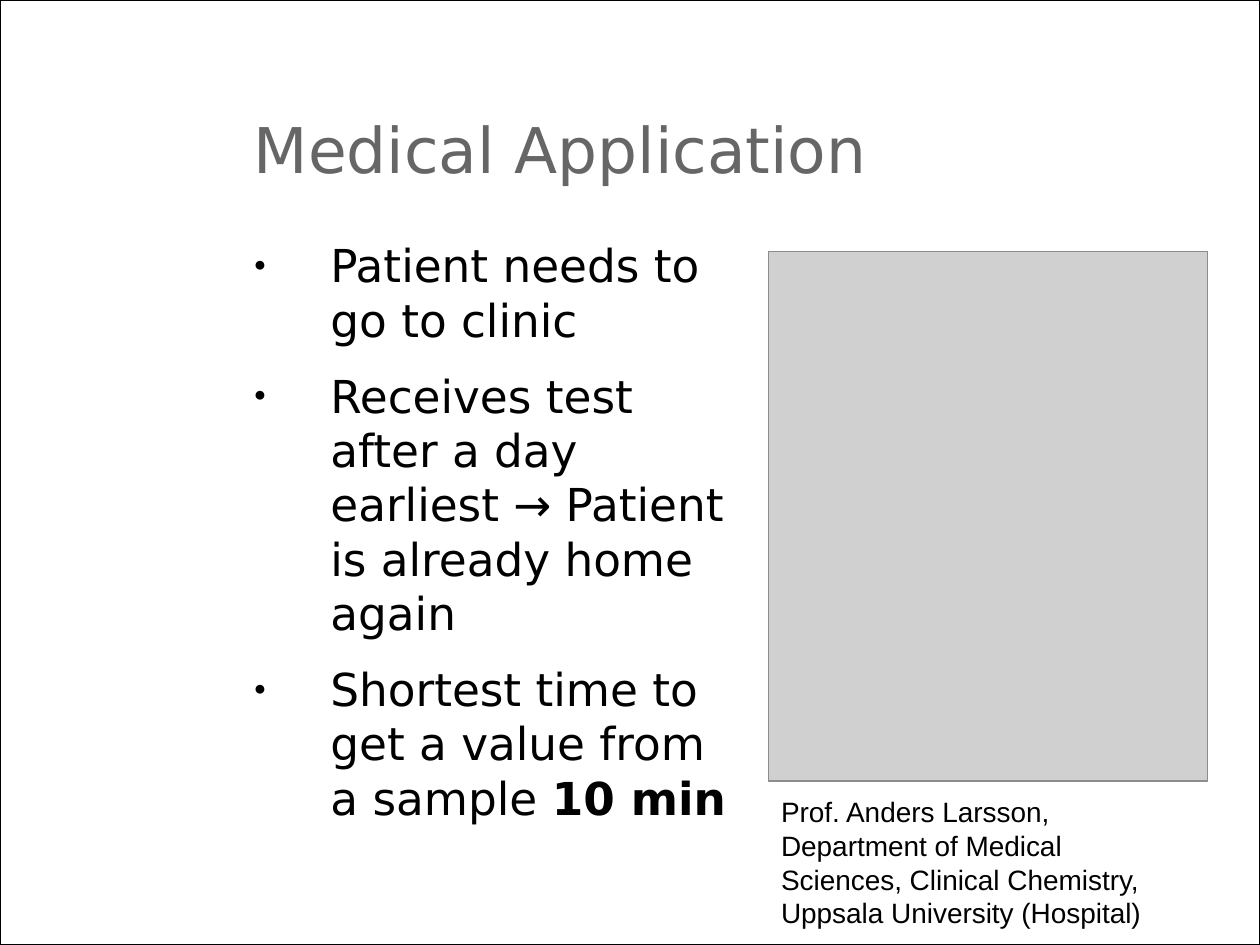
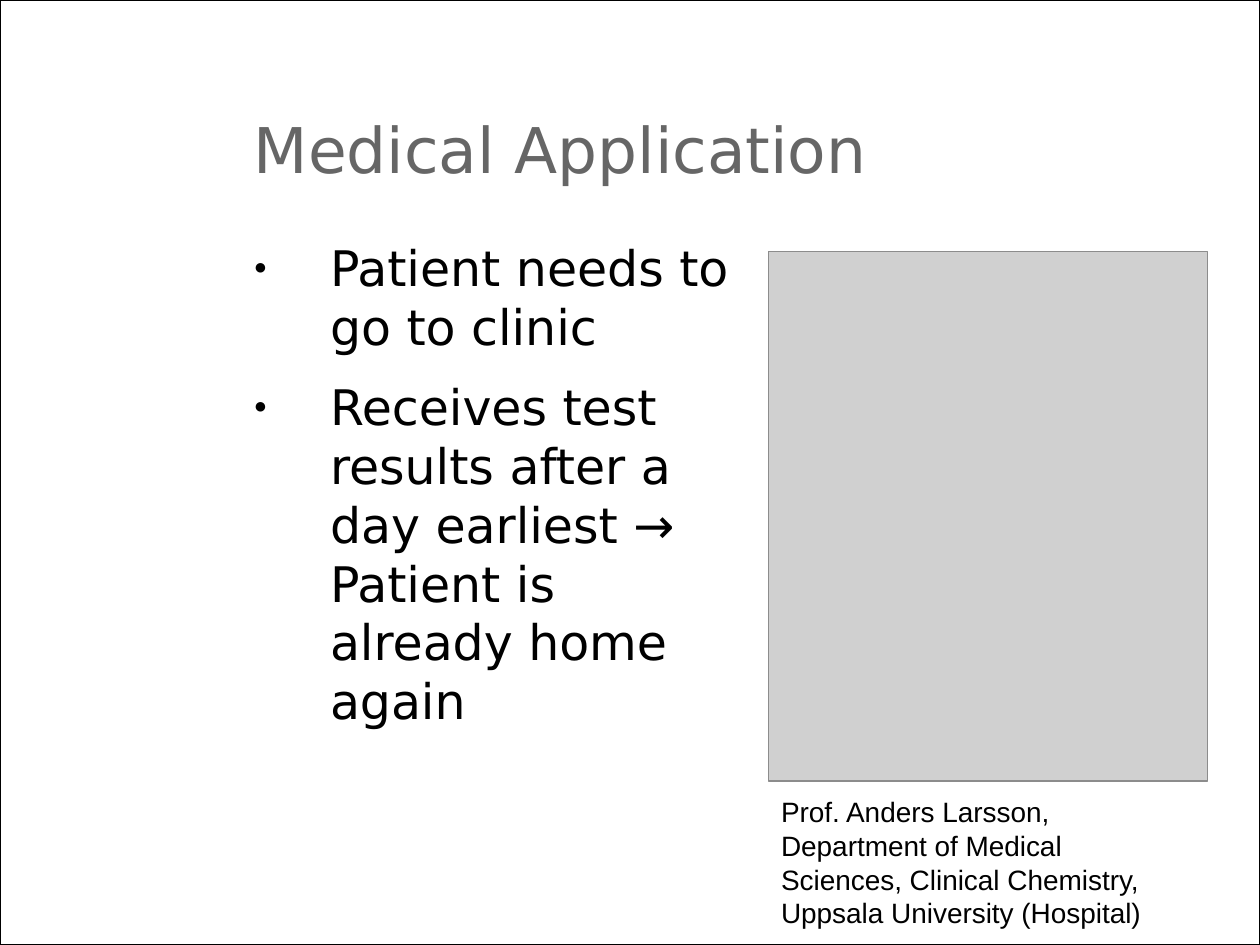
Before and after one commit to m3x1m0m/UppSense, a slide deck: slide 3 of docs/presentations/translational_pitch.ppt (slide 4 before the commit). Drawn at 1260x945 pixels with LibreOffice and Linux fonts; fonts in the diff are those of the drawing; grey boxes stand for pictures; background and template pictures are left out. Boxes give left, top, right and bottom in pixels: in the first picture for what was removed or moved away, otherwise in the second. Text is boxed around its words. In the diff, an @@ line names an element or a change of style, - is before the commit and + after.

```diff
--- a/docs/presentations/translational_pitch.ppt
+++ b/docs/presentations/translational_pitch.ppt
@@ text at (330, 248, 728, 356): size 25.9 to 28 pt in "Patient needs to go to clinic"; indent changed @@
@@ text at (330, 387, 671, 730): text changed; size 25.9 to 28 pt @@
-● Receives test after a day earliest → Patient is already home again
-● Shortest time to get a value from a sample 10 min
+● Receives test results after a day earliest → Patient is already home again
```
Also in this commit, not shown: 7 other slides changed, 5 slides added, 3 slides removed, 8 other files.
